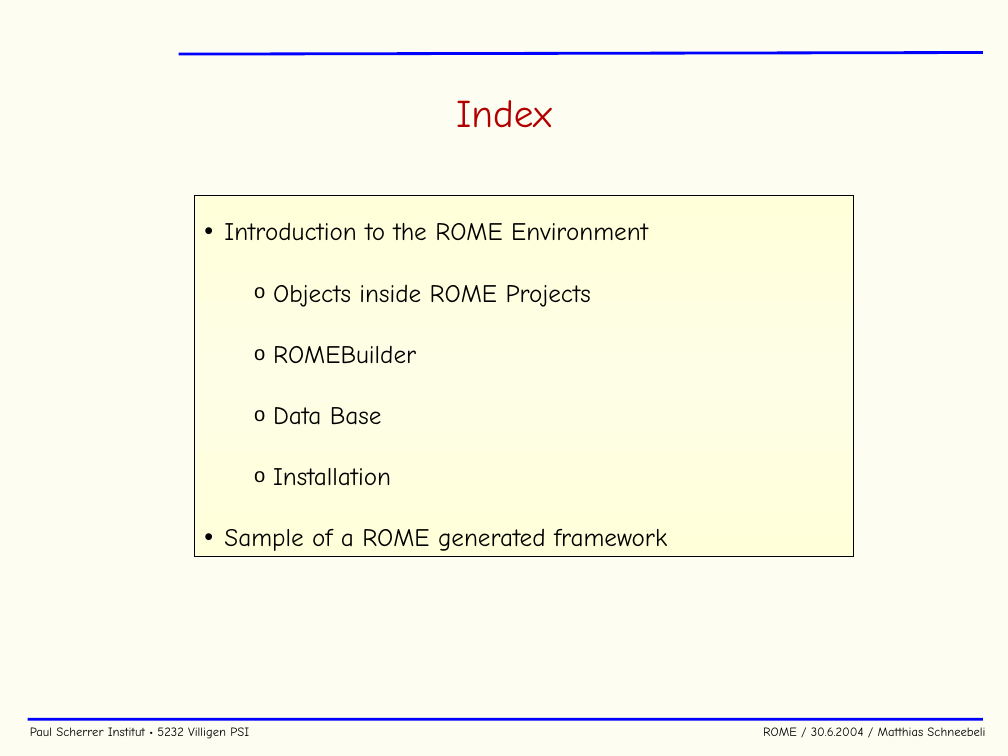
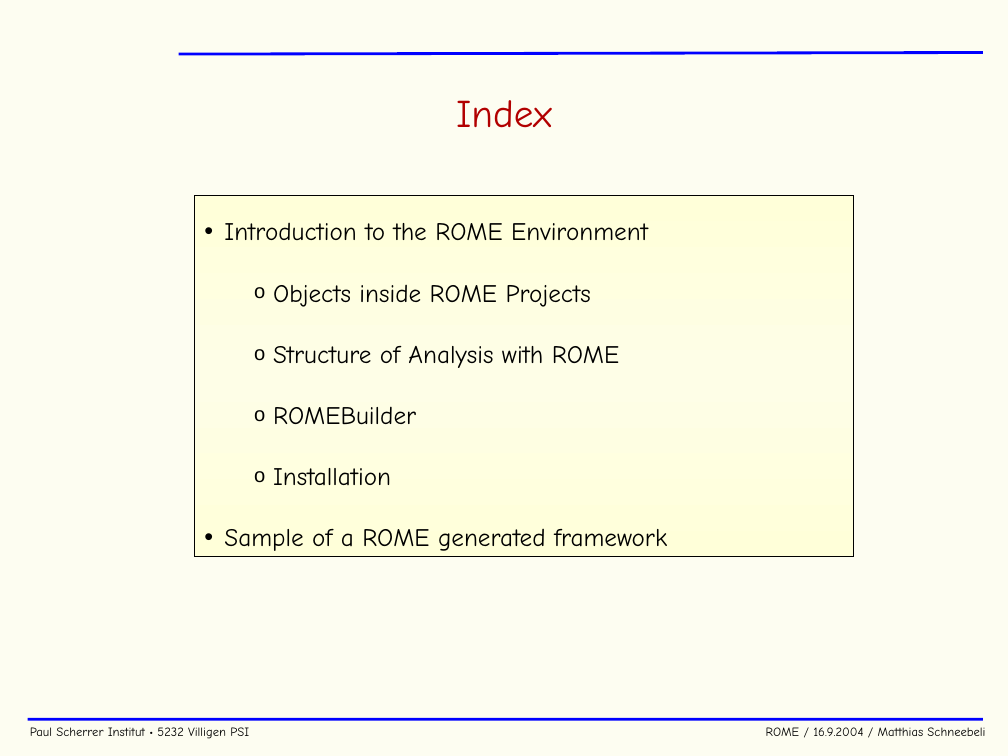
Before and after one commit to cjpl/rome, a slide deck: slide 3 of documentation/ROME.ppt. Drawn at 1008x756 pixels with LibreOffice and Linux fonts; fonts in the diff are those of the drawing; background and template pictures are left out. Boxes give left, top, right and bottom in pixels: in the first picture for what was removed or moved away, otherwise in the second. Text is boxed around its words. In the diff, an @@ line names an element or a change of style, - is before the commit and + after.

```diff
--- a/documentation/ROME.ppt
+++ b/documentation/ROME.ppt
@@ text in rectangle at [273, 346, 619, 368]: paragraph added @@
+  o Structure of Analysis with ROME
@@ text in rectangle at [273, 407, 382, 425]: paragraph removed @@
-  o Data Base
@@ text at [30, 727, 985, 739]: text changed @@
-Paul Scherrer Institut • 5232 Villigen PSI ROME / 30.6.2004 / Matthias Schneebeli
+Paul Scherrer Institut • 5232 Villigen PSI ROME / 16.9.2004 / Matthias Schneebeli
```
Also in this commit, not shown: 36 other slides changed, 1 slide added.
